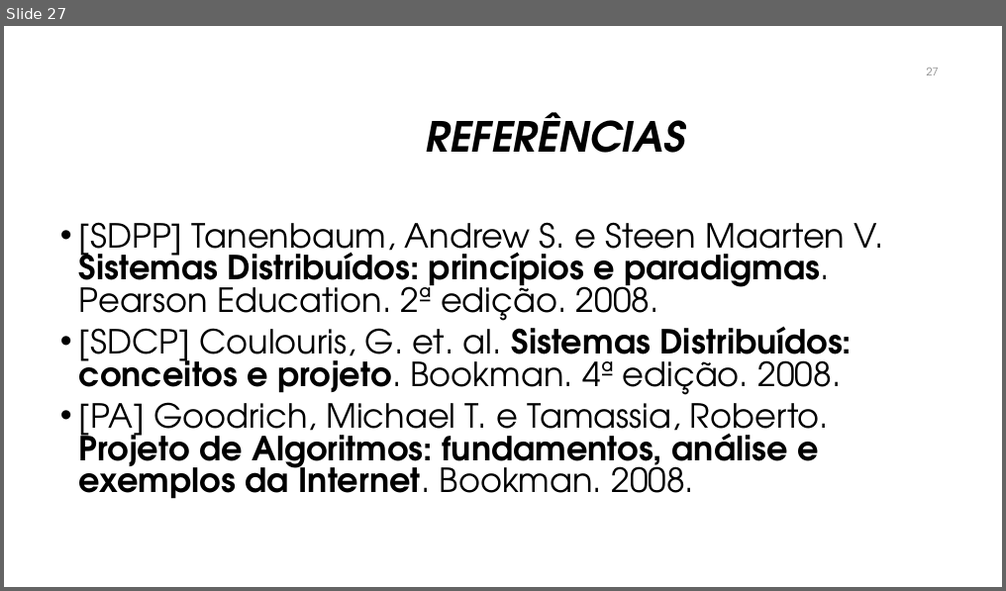
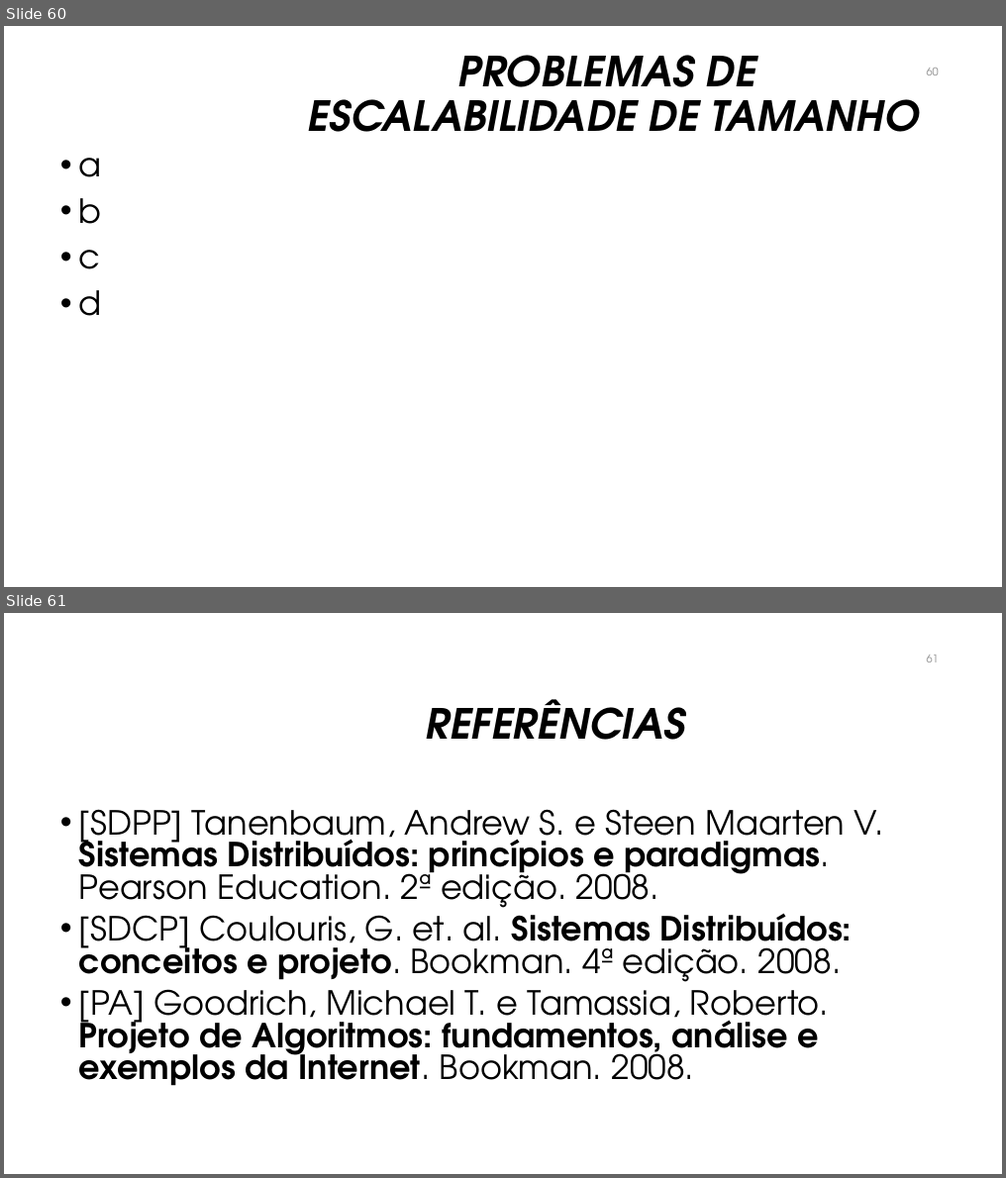
Before and after one commit to manoelcampos/sistemas-distribuidos, a slide deck: introducao-sd.pptx. Shown one above the other, each under a label of ours: slide 27 before the commit, slides 60 and 61 after it. The pictures are 1006x591 and 1006x1178 pixels, drawn with LibreOffice and Linux fonts; fonts in the diff are those of the drawing; background and template pictures are left out. Boxes give left, top, right and bottom in pixels: in the first picture for what was removed or moved away, otherwise in the second. Text is boxed around its words. In the diff, an @@ line names an element or a change of style, - is before the commit and + after.

```diff
--- a/introducao-sd.pptx
+++ b/introducao-sd.pptx
@@ slide 60 added at box(4, 26, 1002, 587), background #FFFFFF @@
@@ title added at box(307, 55, 919, 132), 40 pt, text #000000, bold, italic @@
+PROBLEMAS DE
+ESCALABILIDADE DE TAMANHO
@@ page number added at box(927, 68, 939, 76), 10.5 pt, text #8C8C8C @@
+60
@@ text added at box(79, 158, 102, 316), 32 pt, text #000000 @@
+• a
+• b
+• c
+• d
@@ what was slide 27 is now slide 61 @@
@@ page number at box(927, 655, 939, 663): text changed @@
-27
+61
```
Also in this commit, not shown: 2 slides changed, 33 other slides added, 12 other files.
